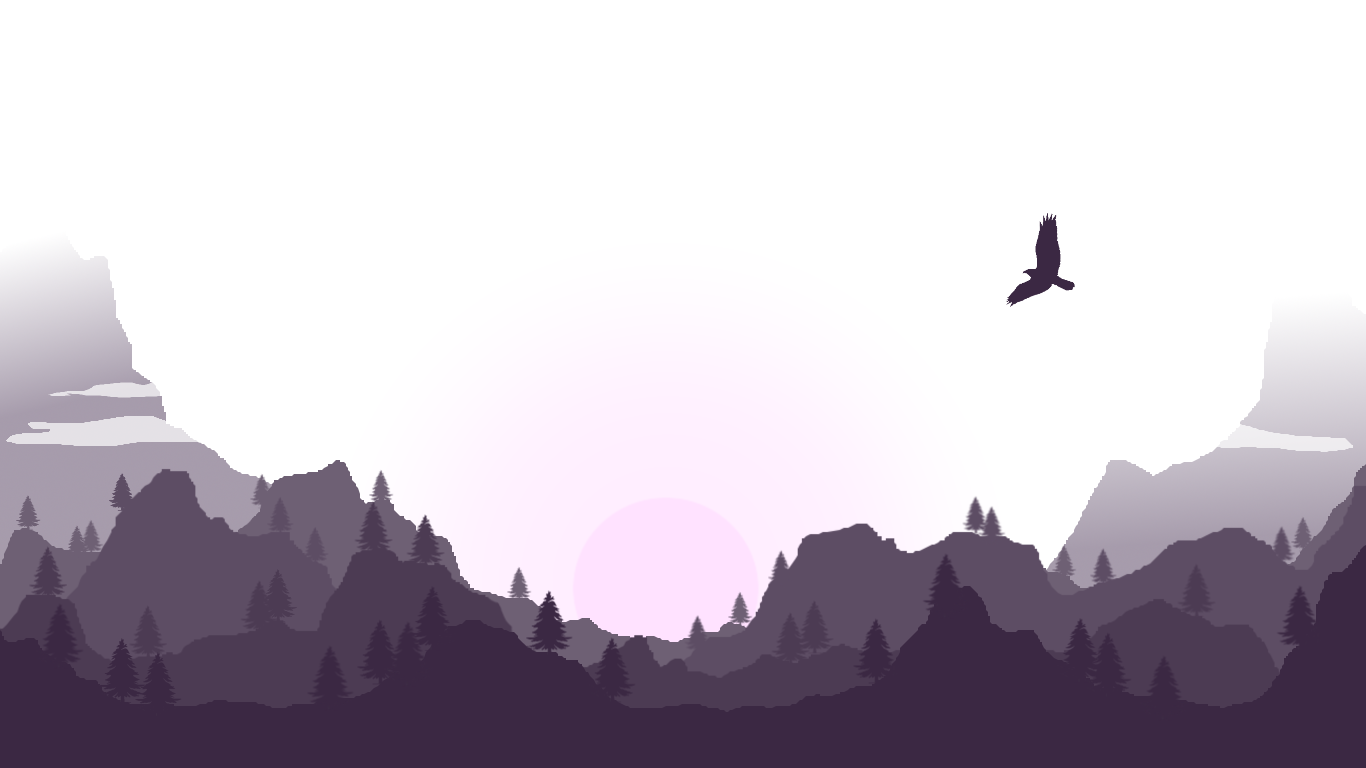
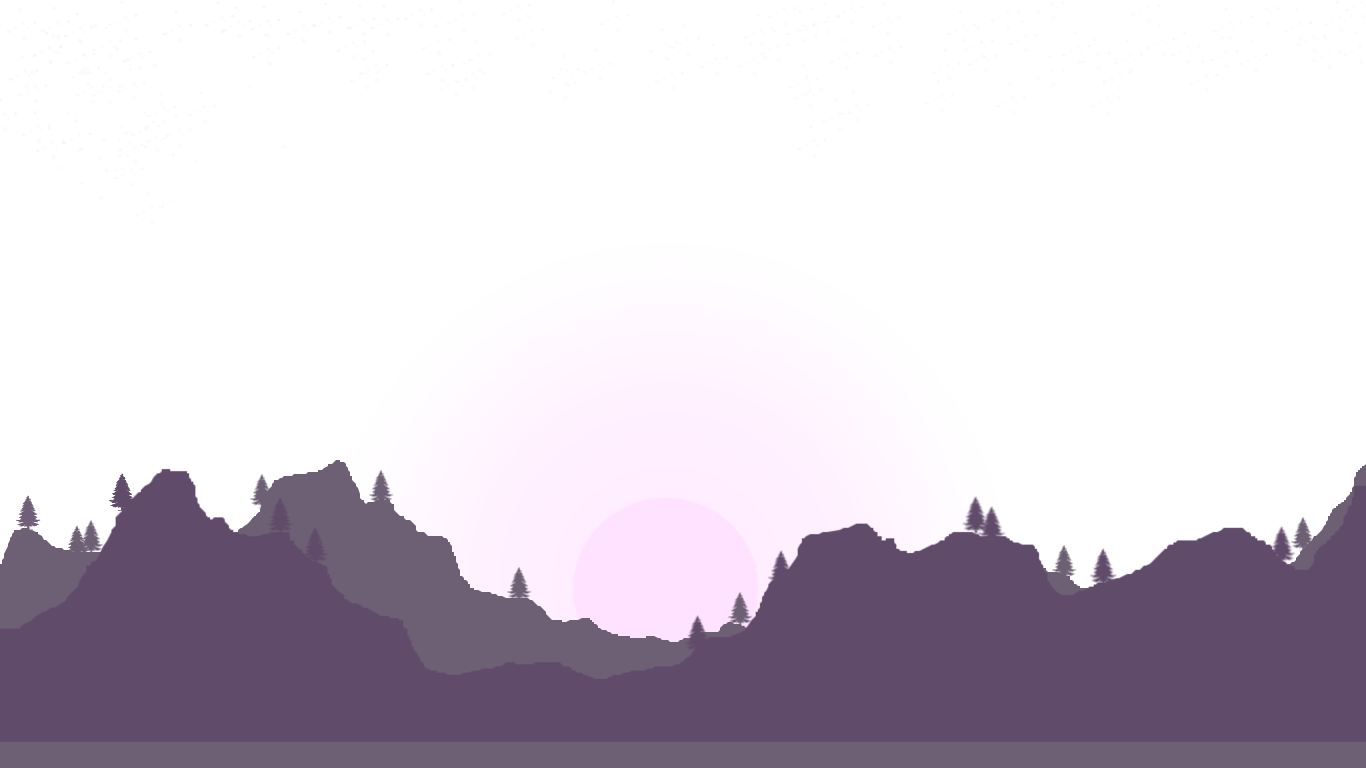
Layer changes from the first 1366 × 768 image to the second:
hid "Background", painted on it over [0, 545, 1366, 768]
hid "Layer", painted on it over [0, 501, 1366, 768]
painted on "Layer #1" over [0, 468, 1366, 742]
painted on "Layer #2" over [0, 0, 1366, 225]
hid "Pasted Layer" over [1006, 213, 1075, 307]
hid "Layer #7" over [1198, 417, 1353, 459]
hid "Layer #6" over [6, 375, 206, 446]
hid "Layer #5", painted on it over [0, 201, 514, 768]
hid "Layer #4", painted on it over [916, 224, 1366, 768]
